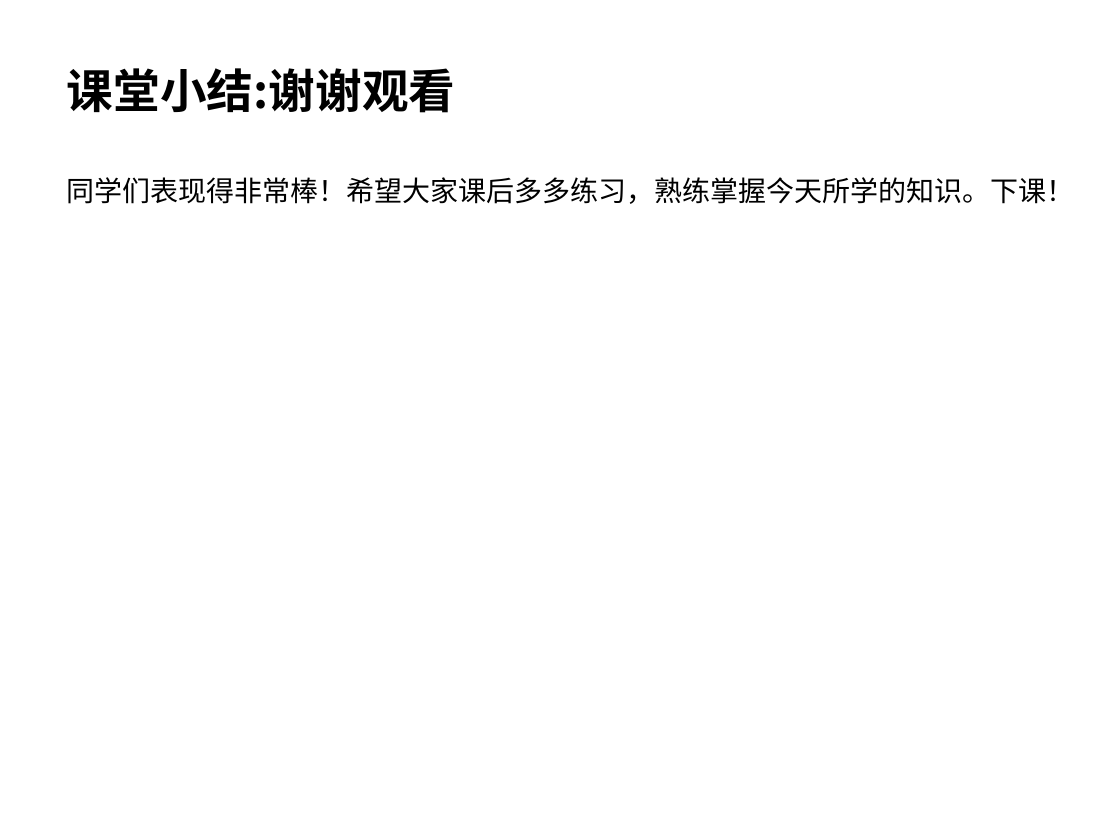
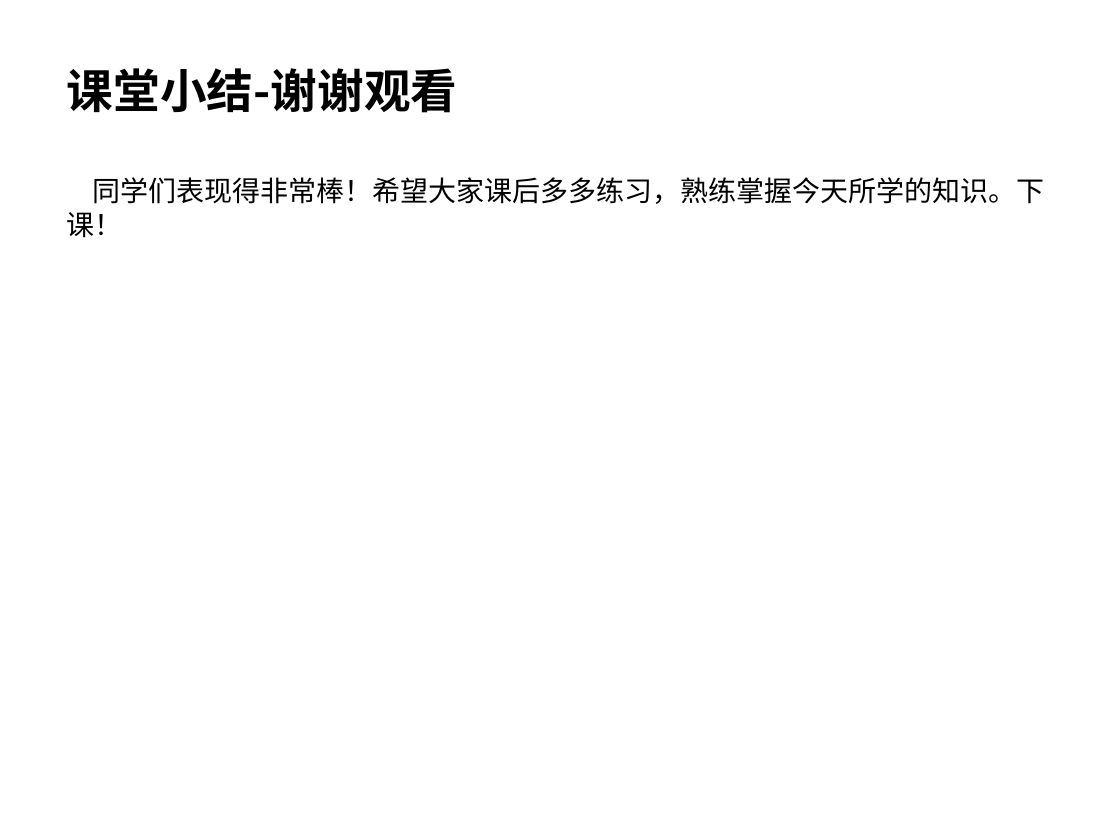
Before and after one commit to lgh00/Json_to_ppt_converter, a slide deck: slide 9 of 方程的导入.pptx. Drawn at 1120x840 pixels with LibreOffice and Linux fonts; fonts in the diff are those of the drawing. Boxes give left, top, right and bottom in pixels: in the first picture for what was removed or moved away, otherwise in the second. Text is boxed around its words. In the diff, an @@ line names an element or a change of style, - is before the commit and + after.

```diff
--- a/方程的导入.pptx
+++ b/方程的导入.pptx
@@ text at box(67, 68, 458, 113): text changed @@
-课堂小结:谢谢观看
+课堂小结-谢谢观看
@@ text "同学们表现得非常棒！希望大家课后多多练习，熟练掌握今天所学的知识。下课！" rewrapped from box(67, 177, 1075, 204) to box(67, 177, 1044, 238) @@
```
Also in this commit, not shown: 7 other slides changed, 3 other files.
